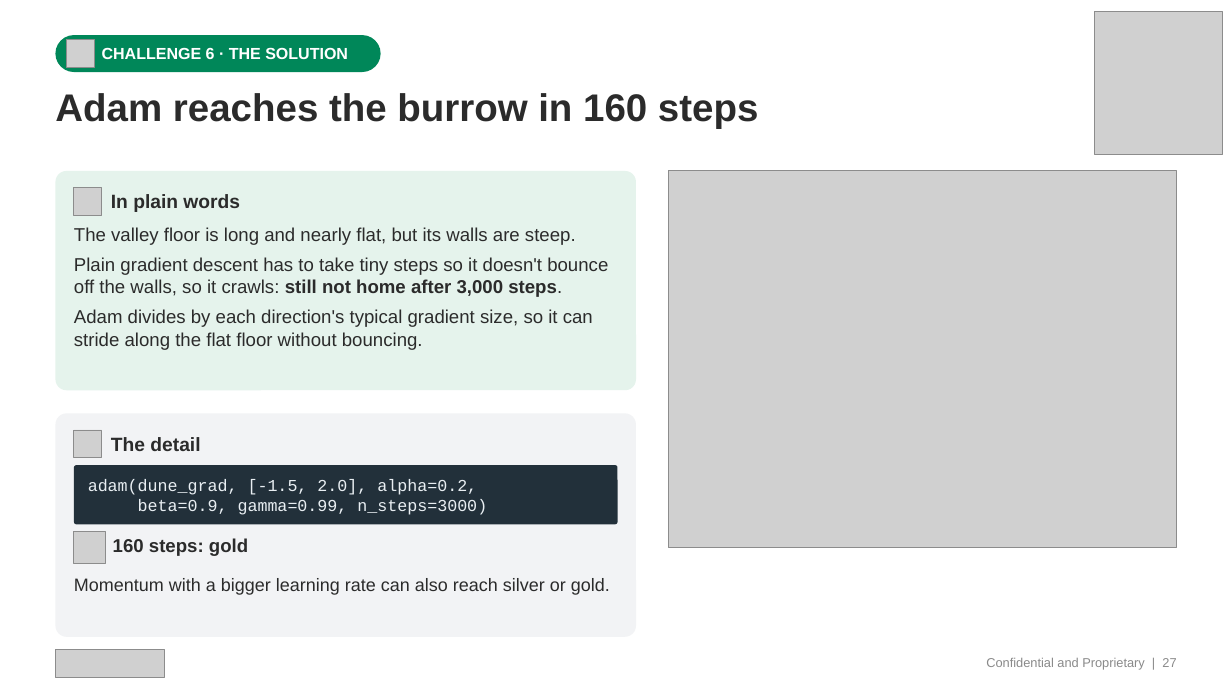
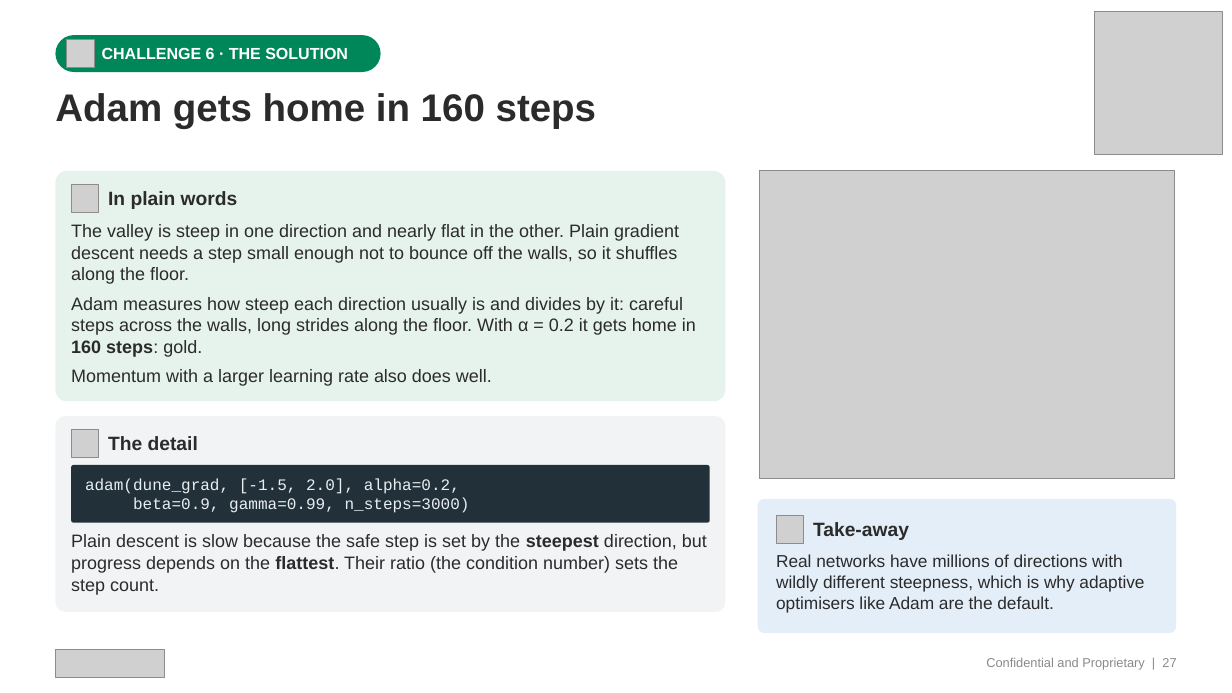
Before and after one commit to transitionbio/udl-ch1-8-tutorial, a slide deck: slide 27 of slides/TBio_UDL_Ch1-8_OneHour.pptx. Drawn at 1232x693 pixels with LibreOffice and Linux fonts; fonts in the diff are those of the drawing; grey boxes stand for pictures. Boxes give left, top, right and bottom in pixels: in the first picture for what was removed or moved away, otherwise in the second. Text is boxed around its words. In the diff, an @@ line names an element or a change of style, - is before the commit and + after.

```diff
--- a/slides/TBio_UDL_Ch1-8_OneHour.pptx
+++ b/slides/TBio_UDL_Ch1-8_OneHour.pptx
@@ text at [55, 93, 596, 129]: text changed @@
-Adam reaches the burrow in 160 steps
+Adam gets home in 160 steps
@@ rounded rectangle: place and size @@
-rounded rectangle at [55, 171, 636, 390]
+rounded rectangle at [55, 171, 726, 401]
@@ picture: place and size @@
-picture at [668, 171, 1177, 548]
+picture at [760, 171, 1175, 479]
@@ text at [71, 224, 696, 386]: text changed; size 14.5 to 14 pt @@
-The valley floor is long and nearly flat, but its walls are steep.
-Plain gradient descent has to take tiny steps so it doesn't bounce off the walls, so it crawls: still not home after 3,000 steps.
-Adam divides by each direction's typical gradient size, so it can stride along the flat floor without bouncing.
+The valley is steep in one direction and nearly flat in the other. Plain gradient descent needs a step small enough not to bounce off the walls, so it shuffles along the floor.
+Adam measures how steep each direction usually is and divides by it: careful steps across the walls, long strides along the floor. With α = 0.2 it gets home in 160 steps: gold.
+Momentum with a larger learning rate also does well.
@@ rounded rectangle: place and size @@
-rounded rectangle at [55, 413, 636, 637]
+rounded rectangle at [55, 416, 726, 612]
@@ rounded rectangle: place and size @@
-rounded rectangle at [74, 465, 617, 524]
+rounded rectangle at [71, 465, 710, 522]
@@ text "adam(dune_grad, [-1.5, 2.0], alpha=0.2," at [85, 478, 470, 513]: size 13 to 12.5 pt @@
@@ rounded rectangle added at [758, 499, 1177, 633], fill #E4EEF8 @@
@@ text added at [71, 534, 707, 595], 14 pt, text #2B2B2B @@
+Plain descent is slow because the safe step is set by the steepest direction, but progress depends on the flattest. Their ratio (the condition number) sets the step count.
@@ picture removed at [74, 531, 105, 563] @@
@@ text removed at [113, 538, 248, 556] @@
-160 steps: gold
@@ picture added at [776, 516, 804, 543] @@
@@ text added at [813, 522, 909, 540], 15 pt, text #2B2B2B, bold @@
+Take-away
@@ text added at [776, 554, 1144, 613], 13.5 pt, text #2B2B2B @@
+Real networks have millions of directions with wildly different steepness, which is why adaptive optimisers like Adam are the default.
@@ text removed at [74, 578, 610, 595] @@
-Momentum with a bigger learning rate can also reach silver or gold.
```
Also in this commit, not shown: 23 other slides changed, 1 other file.
